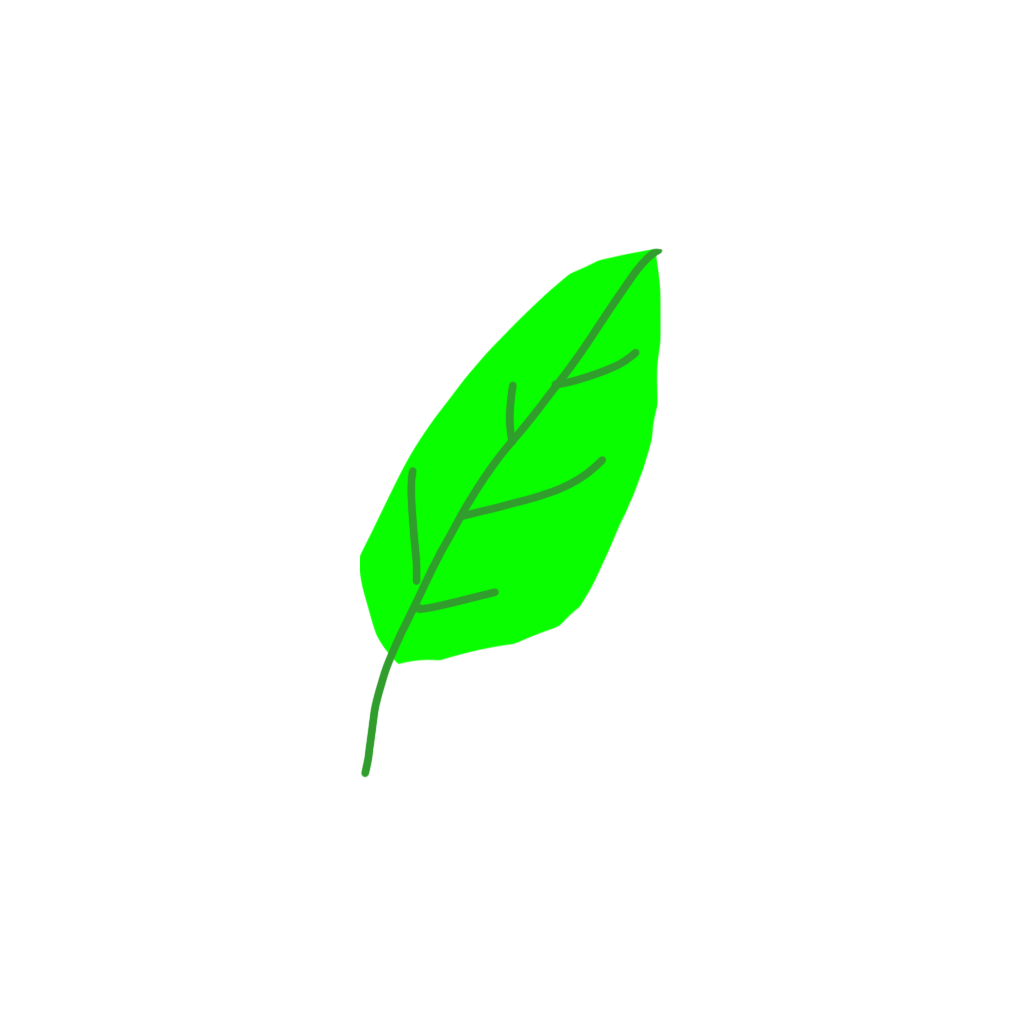
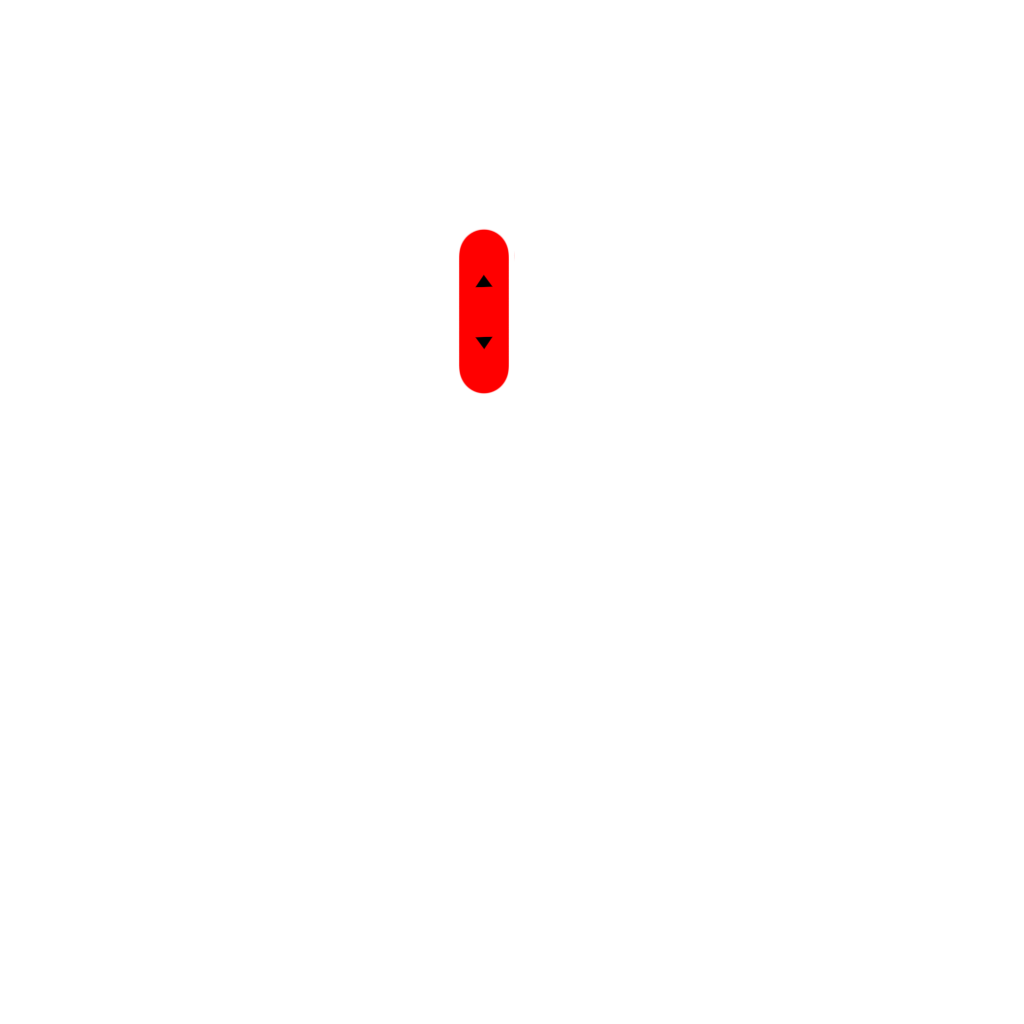
Before/after of a 1024 × 1024 layered artwork. What changed in the layer stack:
added layer "Calque 6" above "Clic Gauche" over 474, 274, 494, 350
added layer "Clic Gauche" (1st of 2) above "Clic Gauche" over 455, 228, 665, 657
added layer "Calque 4" above "Calque 2" over 360, 228, 665, 778
hid "Calque 2" over 360, 248, 665, 778
